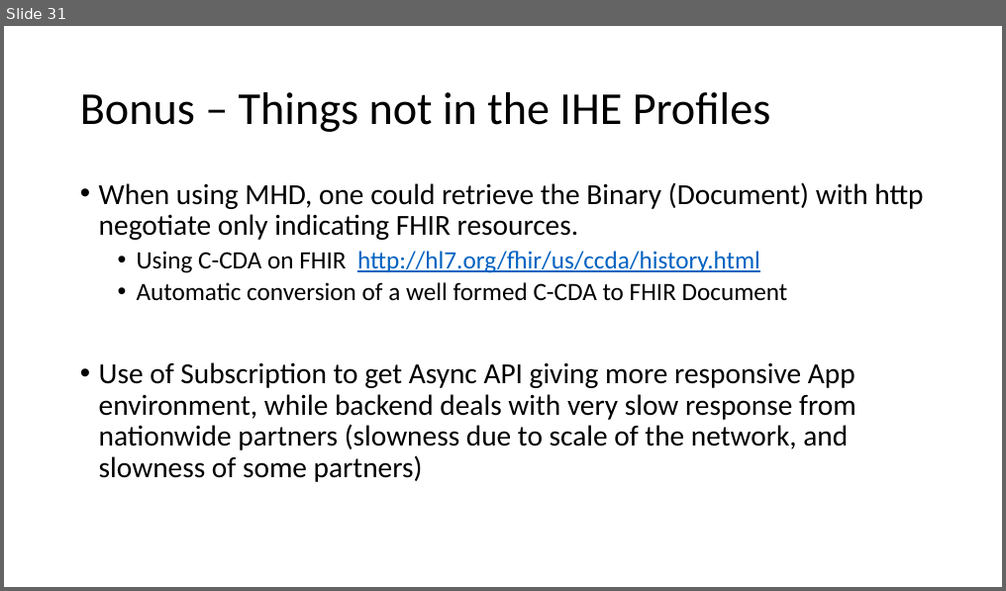
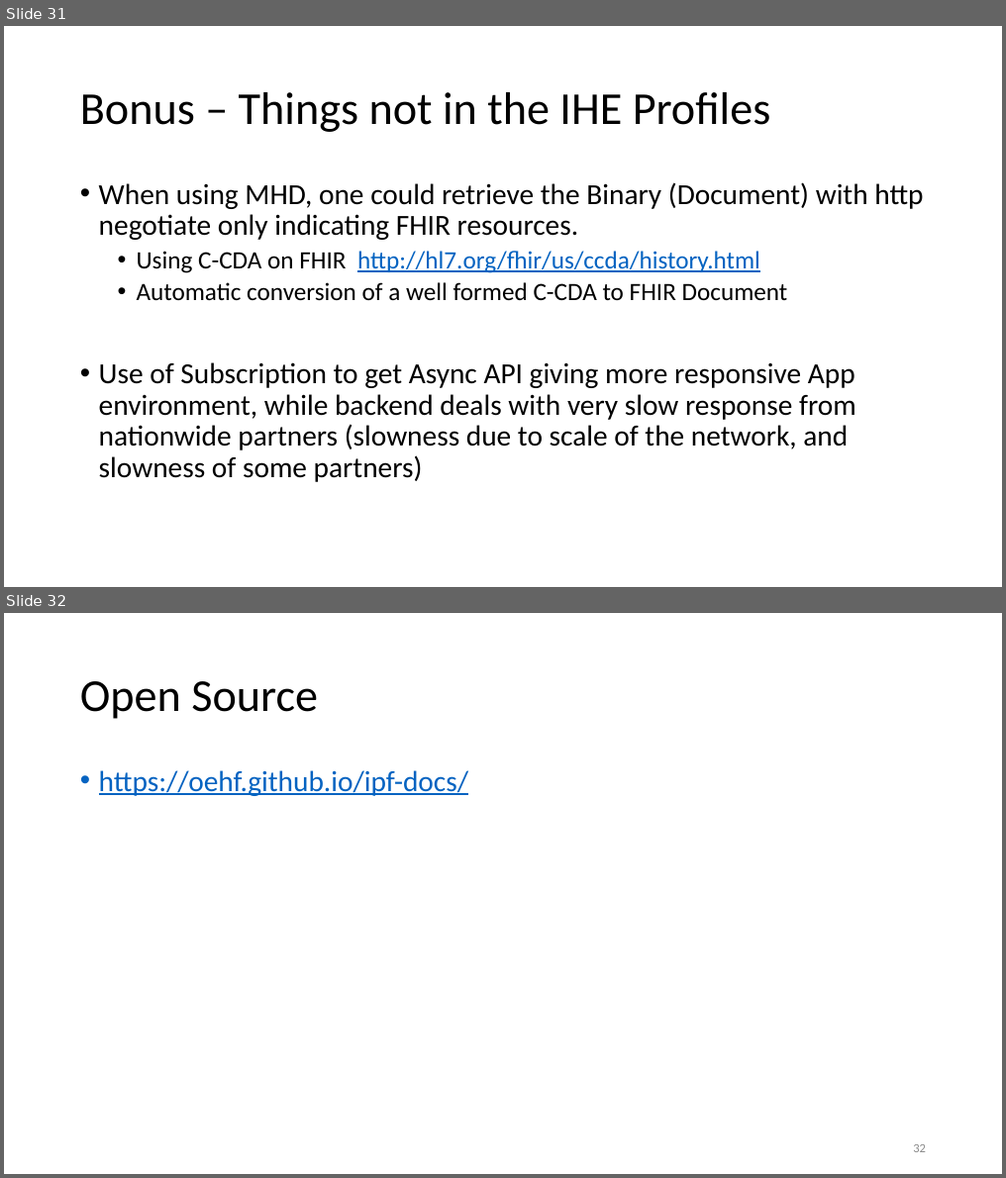
Before and after one commit to IHE/IT-Infrastructure, a slide deck: Presentations/XDSonFHIR-MHD+mXDE+QEDm.pptx. Shown one above the other, each under a label of ours: slide 31 before the commit, slides 31 and 32 after it. The pictures are 1006x591 and 1006x1178 pixels, drawn with LibreOffice and Linux fonts; fonts in the diff are those of the drawing. Boxes give left, top, right and bottom in pixels: in the first picture for what was removed or moved away, otherwise in the second. Text is boxed around its words. In the diff, an @@ line names an element or a change of style, - is before the commit and + after.

```diff
--- a/Presentations/XDSonFHIR-MHD+mXDE+QEDm.pptx
+++ b/Presentations/XDSonFHIR-MHD+mXDE+QEDm.pptx
@@ slide 32 added at bbox=[4, 613, 1002, 1174], background #FFFFFF @@
@@ title added at bbox=[80, 681, 318, 719], 44 pt, text #000000 @@
+Open Source
@@ text added at bbox=[99, 770, 468, 796], 28 pt, text #0563C1, underline @@
+• https://oehf.github.io/ipf-docs/
@@ page number added at bbox=[913, 1145, 926, 1153], 12 pt, text #8C8C8C @@
+32
```
Also in this commit, not shown: 4 slides changed, 2 other slides added.
